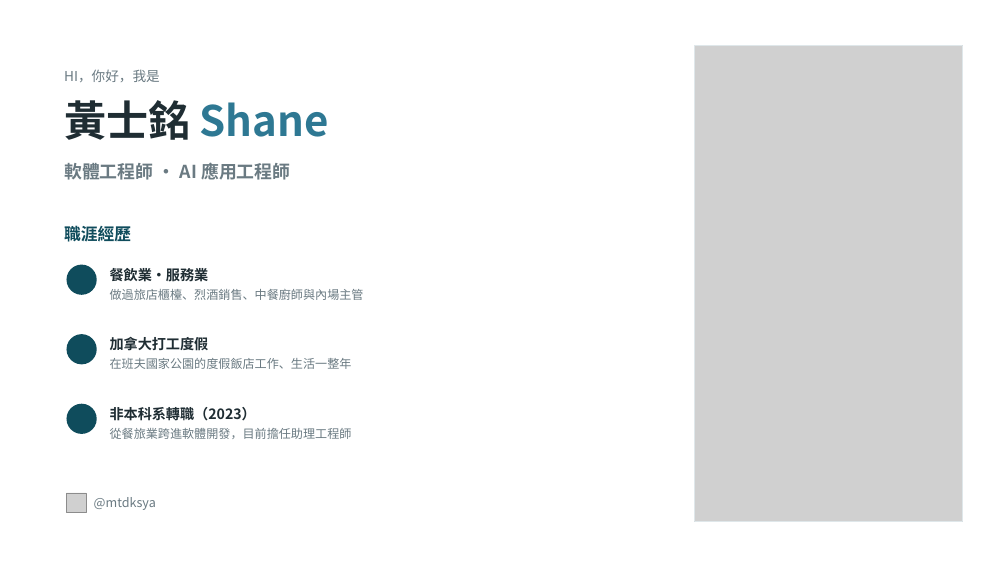
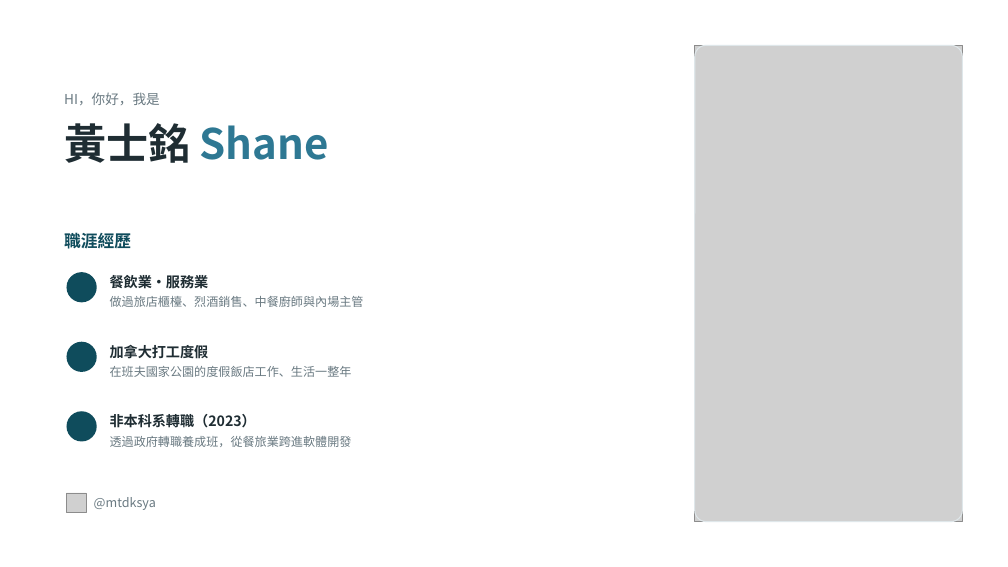
Before and after one commit to Shane360129/ShaneInfo, a slide deck: slide 1 of assets/docs/shane-self-intro.pptx. Drawn at 1008x567 pixels with LibreOffice and Linux fonts; fonts in the diff are those of the drawing; grey boxes stand for pictures; background and template pictures are left out. Boxes give left, top, right and bottom in pixels: in the first picture for what was removed or moved away, otherwise in the second. Text is boxed around its words. In the diff, an @@ line names an element or a change of style, - is before the commit and + after.

```diff
--- a/assets/docs/shane-self-intro.pptx
+++ b/assets/docs/shane-self-intro.pptx
@@ rounded rectangle at box(695, 45, 963, 522): rectangle to rounded rectangle @@
@@ text "HI，你好，我是": place and size @@
-text "HI，你好，我是" at box(64, 69, 160, 82)
+text "HI，你好，我是" at box(64, 92, 160, 105)
@@ text "黃士銘 Shane": place and size @@
-text "黃士銘 Shane" at box(64, 100, 329, 140)
+text "黃士銘 Shane" at box(64, 123, 329, 163)
@@ text removed at box(64, 162, 290, 180) @@
-軟體工程師 ・ AI 應用工程師
@@ 2 texts, 1 ellipse: place and size @@
-2 texts, 1 ellipse at box(67, 289, 364, 364)
+2 texts, 1 ellipse at box(67, 296, 364, 372)
@@ 4 texts, 2 ellipses: place and size @@
-4 texts, 2 ellipses at box(64, 223, 352, 434)
+4 texts, 2 ellipses at box(64, 230, 352, 442)
@@ text at box(110, 436, 352, 447): text changed @@
-從餐旅業跨進軟體開發，目前擔任助理工程師
+透過政府轉職養成班，從餐旅業跨進軟體開發
```
